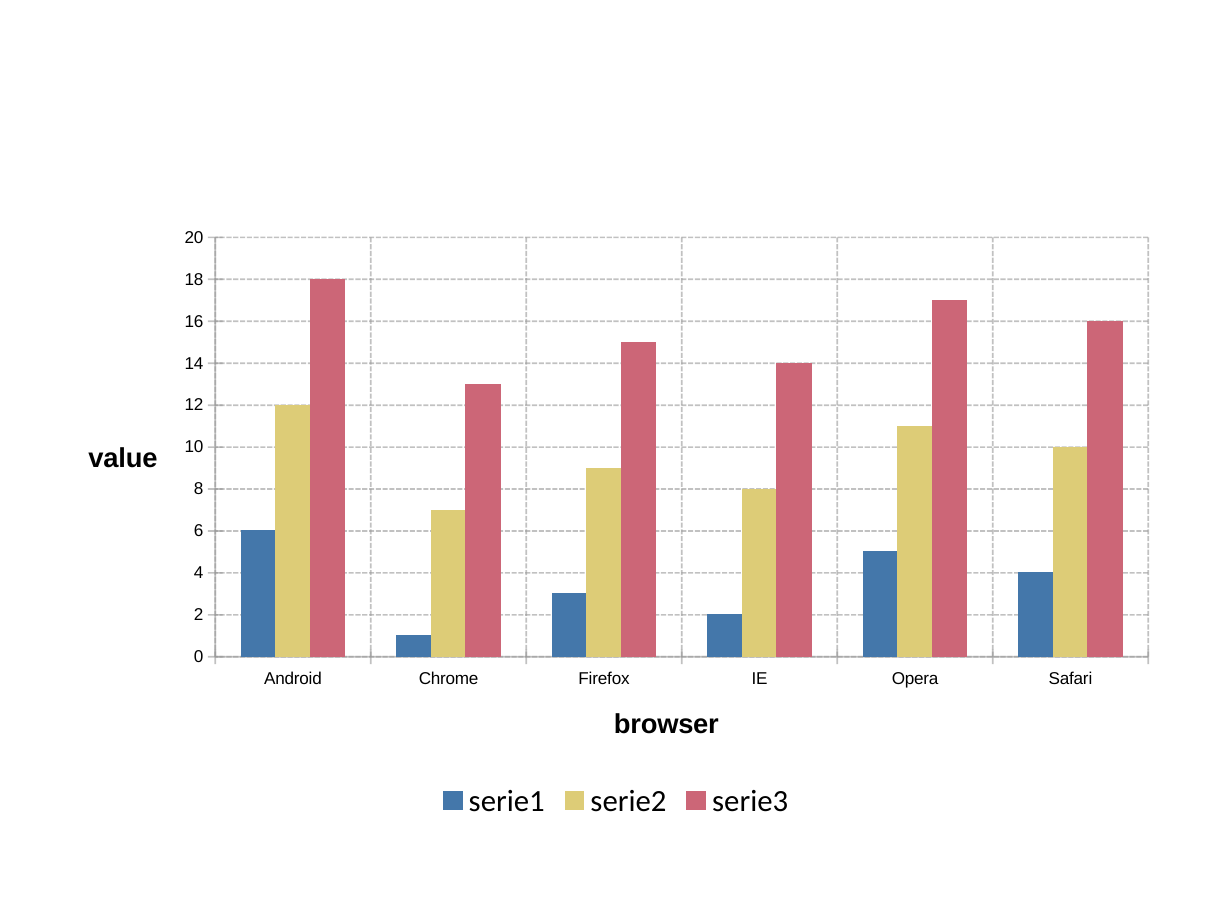
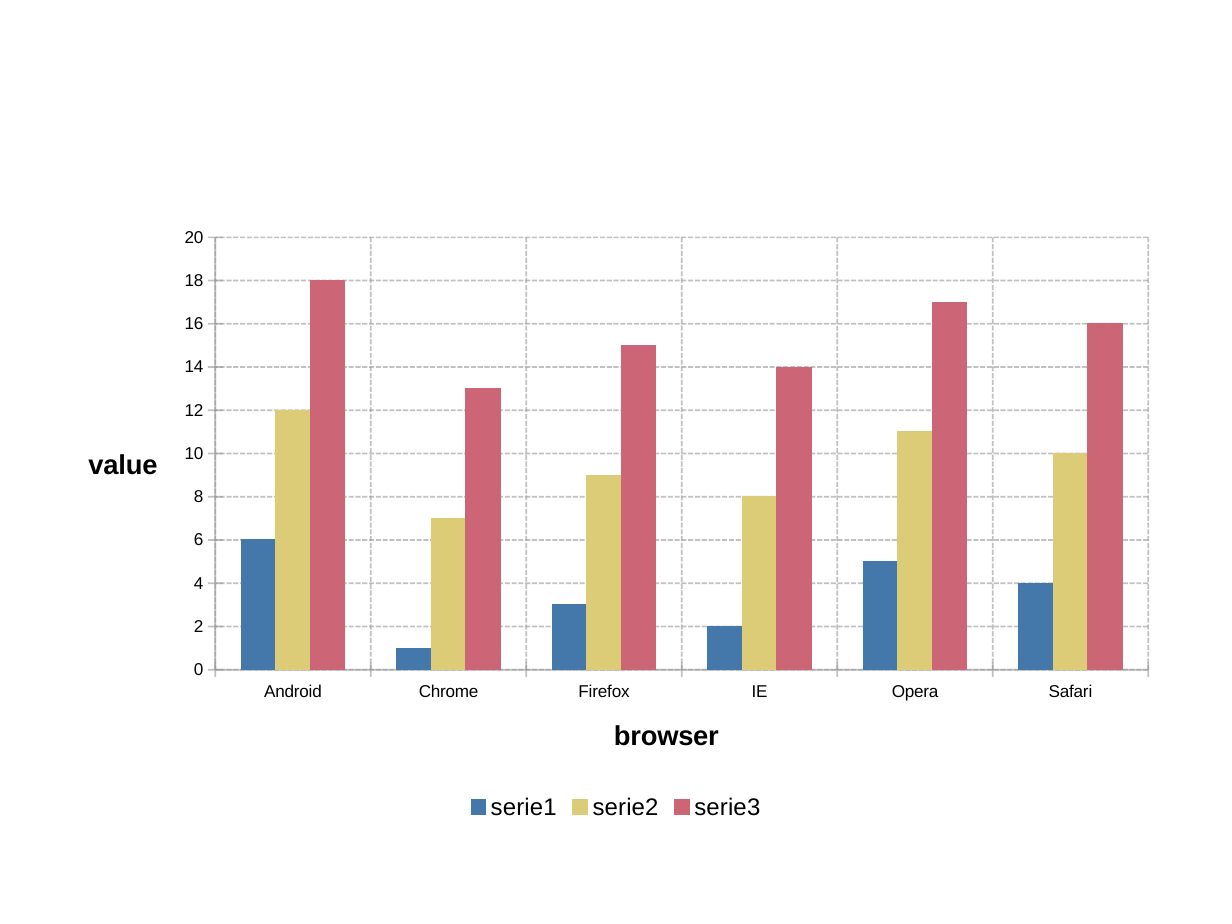
Before and after one commit to ardata-fr/mschart, a slide deck: slide 1 of articles/assets/pptx/gallery_bar_01.pptx. Drawn at 1232x924 pixels with LibreOffice and Linux fonts; fonts in the diff are those of the drawing. Boxes give left, top, right and bottom in pixels: in the first picture for what was removed or moved away, otherwise in the second. Text is boxed around its words. In the diff, an @@ line names an element or a change of style, - is before the commit and + after.

```diff
--- a/articles/assets/pptx/gallery_bar_01.pptx
+++ b/articles/assets/pptx/gallery_bar_01.pptx
@@ column chart at <box>62,216,1170,825</box> @@
@@ legend changed @@
```
Also in this commit, not shown: 49 other files.
